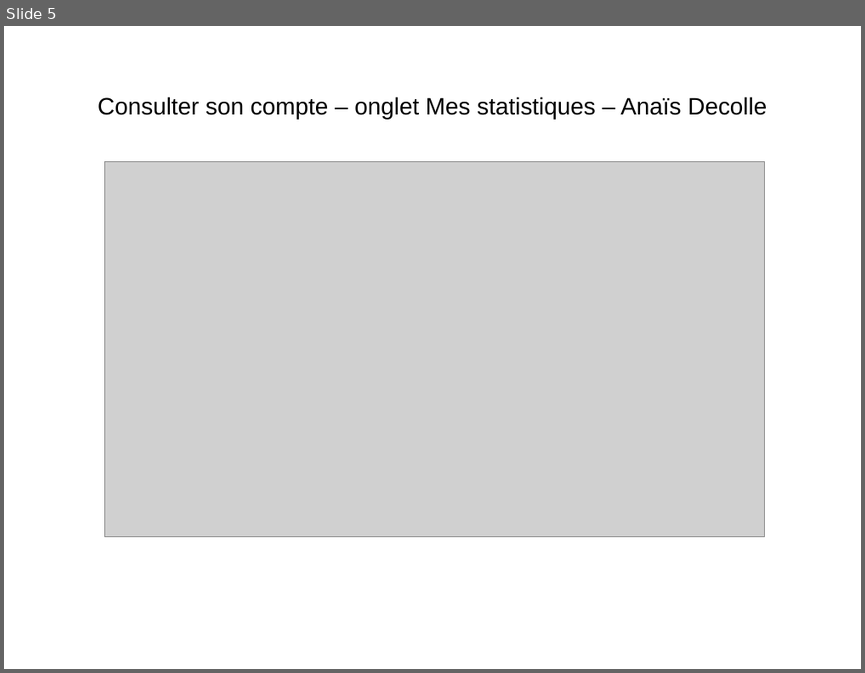
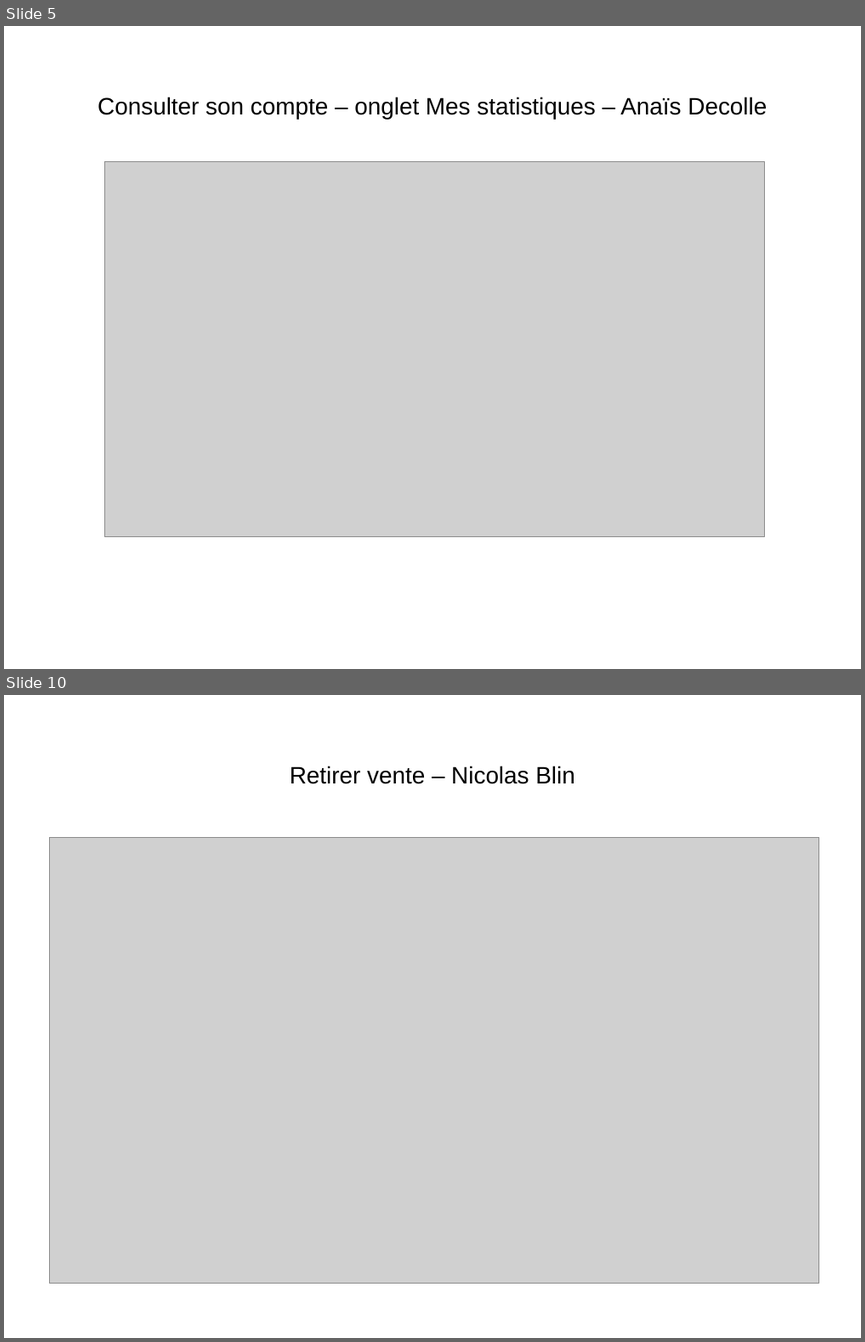
Before and after one commit to DecolleAnais/E-March-, a slide deck: captures/diapo_captures.odp. Shown one above the other, each under a label of ours: slide 5 before the commit, slides 5 and 10 after it; the slides between them are not shown. The pictures are 865x673 and 865x1342 pixels, drawn with LibreOffice and Linux fonts; fonts in the diff are those of the drawing; grey boxes stand for pictures. Boxes give left, top, right and bottom in pixels: in the first picture for what was removed or moved away, otherwise in the second. Text is boxed around its words. In the diff, an @@ line names an element or a change of style, - is before the commit and + after.

```diff
--- a/captures/diapo_captures.odp
+++ b/captures/diapo_captures.odp
@@ slide 10 added at [4,695,861,1338], background #FFFFFF @@
@@ title added at [290,766,575,784], 22 pt, text #000000 @@
+Retirer vente – Nicolas Blin
@@ picture added at [50,837,820,1283] @@
```
Also in this commit, not shown: 2 slides changed, 2 other slides added, 4 other files.
